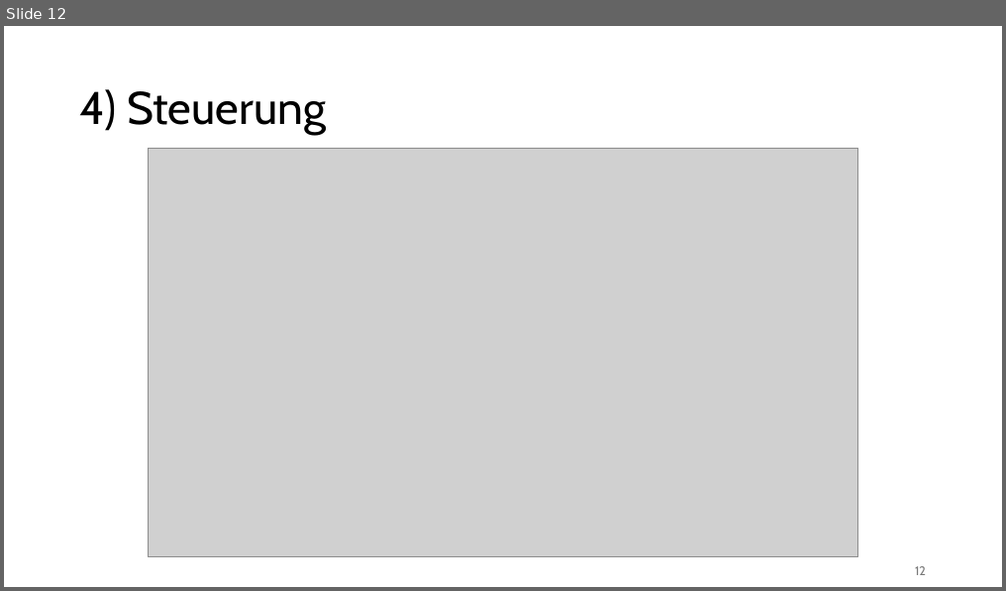
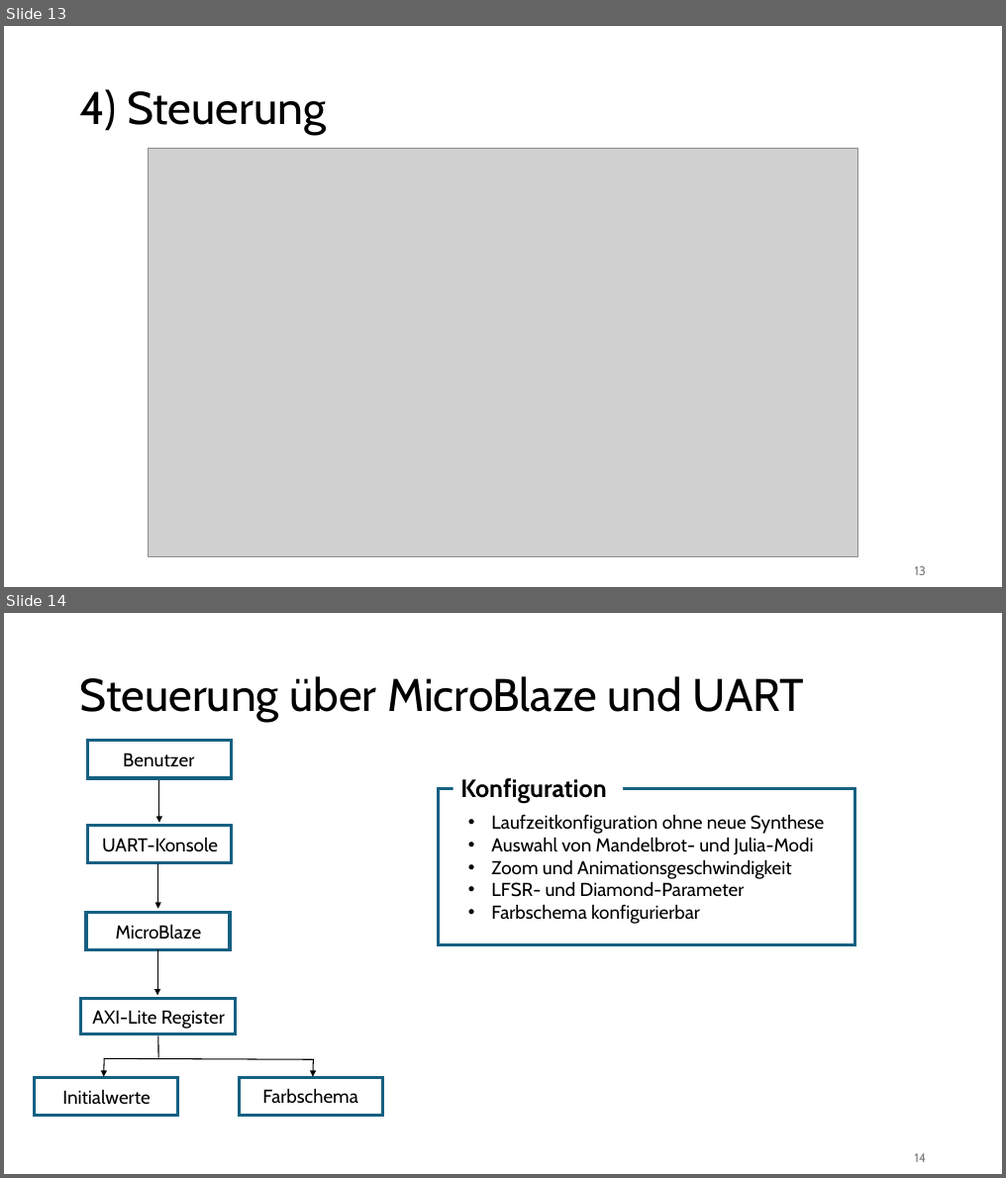
Before and after one commit to Preunicom/FractalCore, a slide deck: docs/Endpraesentation/DAPI_FractalCore_Endpraesentation.pptx. Shown one above the other, each under a label of ours: slide 12 before the commit, slides 13 and 14 after it. The pictures are 1006x591 and 1006x1178 pixels, drawn with LibreOffice and Linux fonts; fonts in the diff are those of the drawing; grey boxes stand for pictures. Boxes give left, top, right and bottom in pixels: in the first picture for what was removed or moved away, otherwise in the second. Text is boxed around its words. In the diff, an @@ line names an element or a change of style, - is before the commit and + after.

```diff
--- a/docs/Endpraesentation/DAPI_FractalCore_Endpraesentation.pptx
+++ b/docs/Endpraesentation/DAPI_FractalCore_Endpraesentation.pptx
@@ slide 14 added at (4, 613, 1002, 1174), background #FFFFFF @@
@@ title added at (80, 676, 804, 722), 44 pt, text #000000 @@
+Steuerung über MicroBlaze und UART
@@ rectangle added at (88, 741, 232, 778), outline #156082 3 pt @@
@@ text added at (123, 753, 194, 767), 18 pt, text #000000 @@
+Benutzer
@@ elbow arrow added from (159, 777) to (159, 823), #000000 1 pt @@
@@ rectangle added at (439, 789, 855, 946), outline #156082 3 pt @@
@@ text added at (460, 778, 607, 803), 24 pt, text #000000, bold @@
+Konfiguration
@@ text added at (491, 814, 824, 924), 18 pt, text #000000 @@
+• Laufzeitkonfiguration ohne neue Synthese
+• Auswahl von Mandelbrot- und Julia-Modi
+• Zoom und Animationsgeschwindigkeit
+• LFSR- und Diamond-Parameter
+• Farbschema konfigurierbar
@@ rectangle added at (88, 826, 232, 863), outline #156082 3 pt @@
@@ text added at (102, 838, 218, 853), 18 pt, text #000000 @@
+UART-Konsole
@@ elbow arrow added from (158, 863) to (158, 909), #000000 1 pt @@
@@ rectangle added at (86, 912, 230, 951), outline #156082 3 pt @@
@@ text added at (116, 924, 202, 939), 18 pt, text #000000 @@
+MicroBlaze
@@ elbow arrow added from (157, 951) to (157, 995), #000000 1 pt @@
@@ rectangle added at (81, 998, 236, 1035), outline #156082 3 pt @@
@@ text added at (92, 1010, 225, 1029), 18 pt, text #000000 @@
+AXI-Lite Register
@@ line added from (158, 1036) to (158, 1059), #000000 1 pt @@
@@ rectangle added at (35, 1078, 178, 1116), outline #156082 3 pt @@
@@ line added from (104, 1059) to (313, 1059), #000000 1 pt @@
@@ arrow added from (104, 1059) to (104, 1077), #000000 1 pt @@
@@ rectangle added at (239, 1078, 383, 1116), outline #156082 3 pt @@
@@ arrow added from (313, 1059) to (313, 1077), #000000 1 pt @@
@@ text added at (62, 1090, 150, 1105), 18 pt, text #000000 @@
+Initialwerte
@@ text added at (262, 1088, 357, 1103), 18 pt, text #000000 @@
+Farbschema
@@ page number added at (915, 1154, 926, 1162), 12 pt, text #797979 @@
+14
@@ what was slide 12 is now slide 13 @@
@@ page number at (915, 567, 926, 575): text changed @@
-12
+13
```
Also in this commit, not shown: 1 slide changed, 2 other slides added, 2 slides removed.
